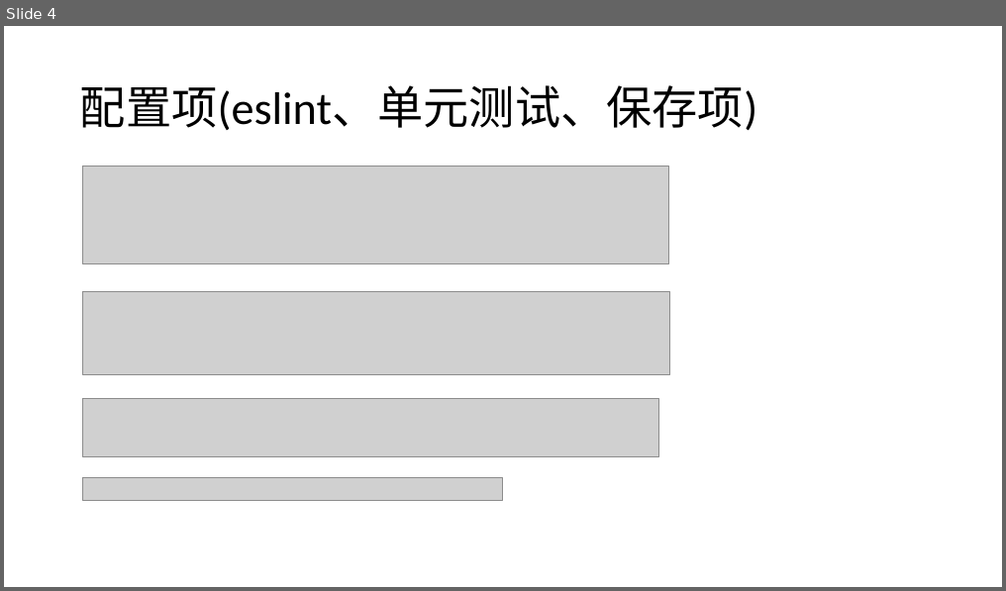
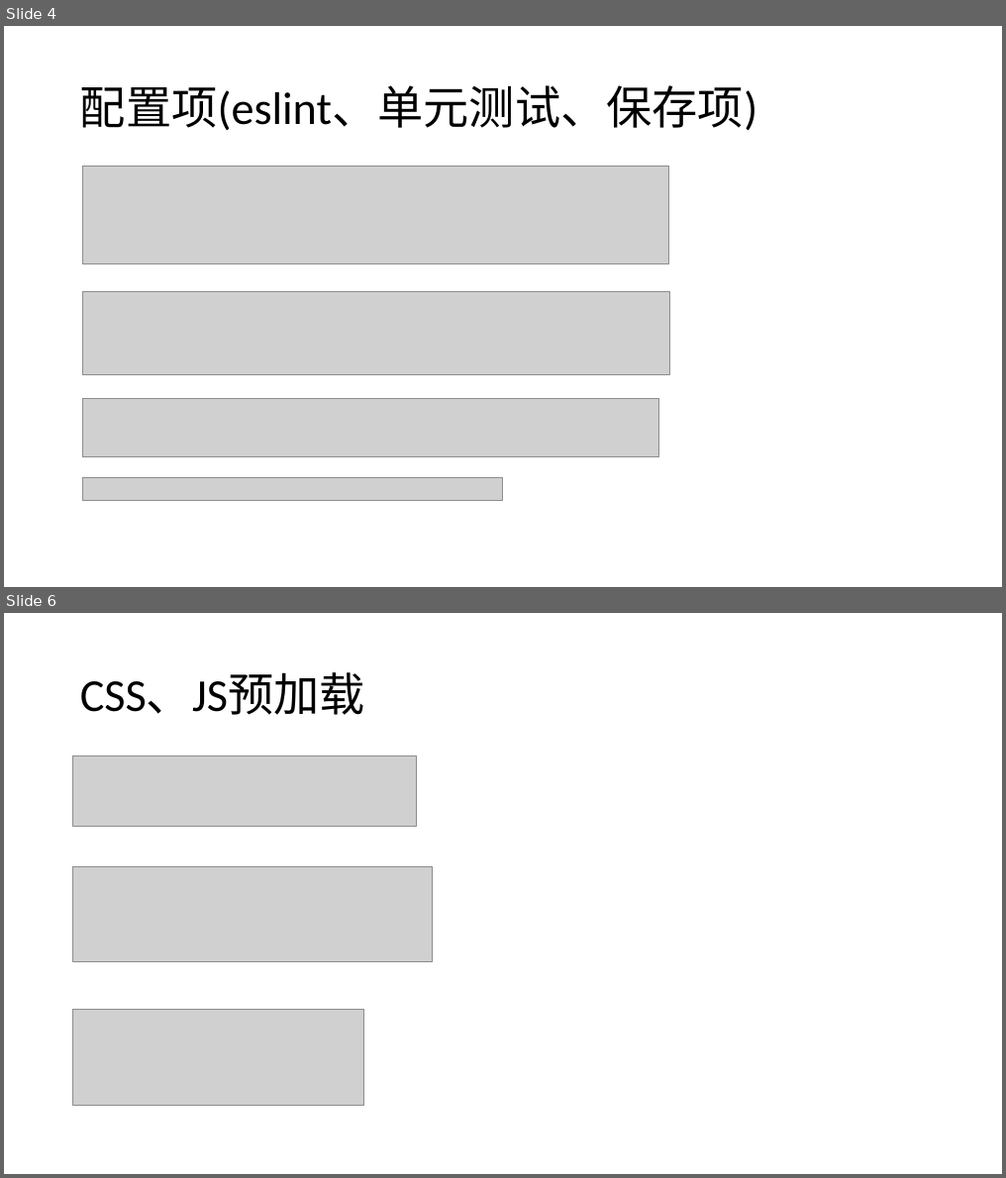
Before and after one commit to liwenxin-jam/vuecli3-starter, a slide deck: doc/vue-cli3.pptx. Shown one above the other, each under a label of ours: slide 4 before the commit, slides 4 and 6 after it; the slides between them are not shown. The pictures are 1006x591 and 1006x1178 pixels, drawn with LibreOffice and Linux fonts; fonts in the diff are those of the drawing; grey boxes stand for pictures. Boxes give left, top, right and bottom in pixels: in the first picture for what was removed or moved away, otherwise in the second. Text is boxed around its words. In the diff, an @@ line names an element or a change of style, - is before the commit and + after.

```diff
--- a/doc/vue-cli3.pptx
+++ b/doc/vue-cli3.pptx
@@ slide 6 added at [4, 613, 1002, 1174], background #FFFFFF @@
@@ title added at [80, 673, 365, 715], 44 pt, text #000000 @@
+CSS、JS预加载
@@ picture added at [73, 756, 417, 827] @@
@@ picture added at [73, 866, 433, 961] @@
@@ picture added at [73, 1010, 364, 1106] @@
```
Also in this commit, not shown: 1 slide changed, 3 other slides added, 4 slides removed, 41 other files.
